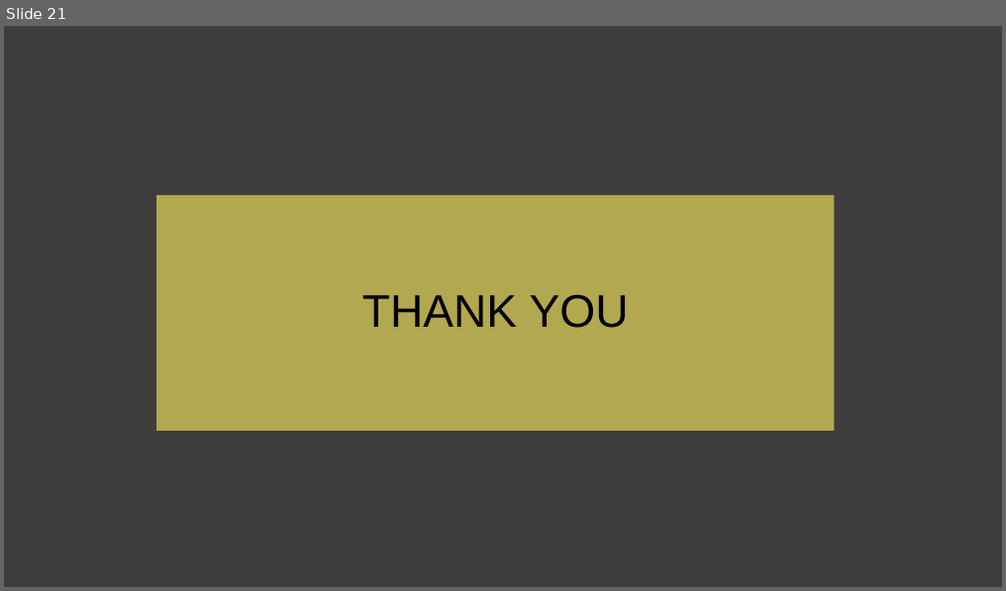
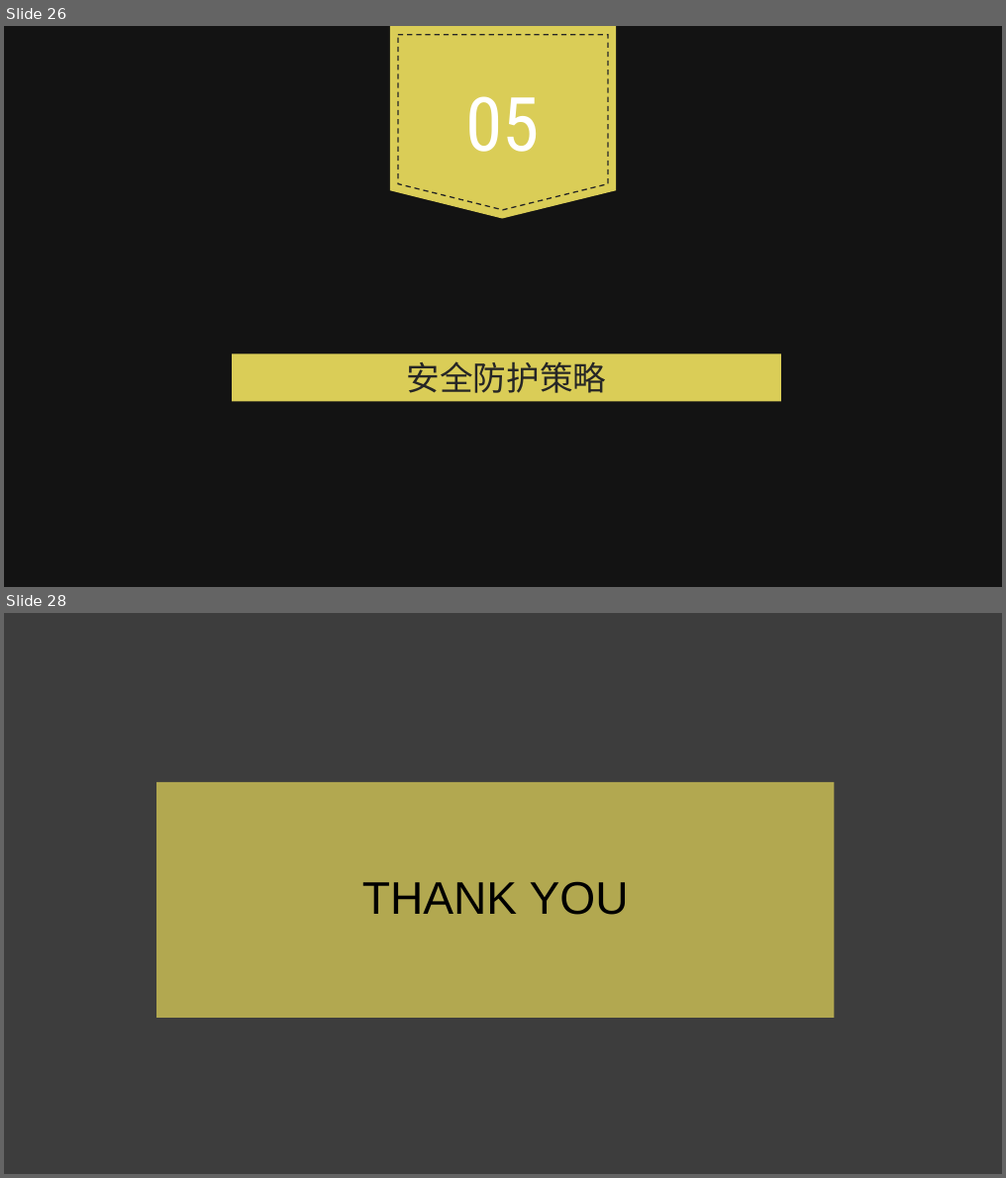
Before and after one commit to WEASP/our-project, a slide deck: Tasks/Task10/高子峰组-知否演示ppt.pptx. Shown one above the other, each under a label of ours: slide 21 before the commit, slides 26 and 28 after it; the slides between them are not shown. The pictures are 1006x591 and 1006x1178 pixels, drawn with LibreOffice and Linux fonts; fonts in the diff are those of the drawing; background and template pictures are left out; a plain dark background stands for a picture behind light text. Boxes give left, top, right and bottom in pixels: in the first picture for what was removed or moved away, otherwise in the second. Text is boxed around its words. In the diff, an @@ line names an element or a change of style, - is before the commit and + after.

```diff
--- a/Tasks/Task10/高子峰组-知否演示ppt.pptx
+++ b/Tasks/Task10/高子峰组-知否演示ppt.pptx
@@ slide 26 added at [4, 26, 1002, 587], background picture (left out); not listed: 1 template element that a slide beside it also shows @@
@@ freeform shape added at [390, 26, 617, 218], fill #DACD57 @@
@@ freeform shape added at [398, 34, 608, 209], outline #262626 1.25 pt dashed @@
@@ text added at [466, 96, 541, 152], 72 pt, text #FFFFFF @@
+05
@@ title added at [233, 354, 782, 402], fill #DACD57, 32 pt, text #262626 @@
+安全防护策略
@@ what was slide 21 is now slide 28 @@
```
Also in this commit, not shown: 5 slides changed, 6 other slides added, 1 other file.
